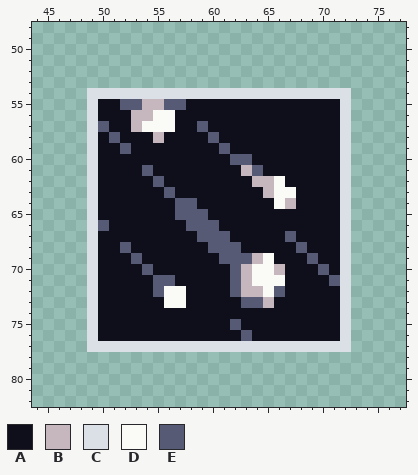
One commit to this pixel-art file: Assets/Asset/UI/Icons/Ab_Icons.aseprite. The picture above is the old version.
128x128 pixels, 1 frame. Shown: x 44..77, y 48..82.
Visible layers, top first: "Sky Fall", "SlowTimer", "StopTime".
Palette (. is transparent): A #0f0f1b  B #c6b7be  C #dbe0e7  D #fafbf6  E #565a75
Pixels before, first column x 49:
54 CCCCCCCCCCCCCCCCCCCCCCCC
55 CAAEEBBEEAAAAAAAAAAAAAAC
56 CAAABBDDAAAAAAAAAAAAAAAC
57 CEAABDDDAAEAAAAAAAAAAAAC
58 CAEAAABAAAAEAAAAAAAAAAAC
59 CAAEAAAAAAAAEAAAAAAAAAAC
60 CAAAAAAAAAAAAEEAAAAAAAAC
61 CAAAAEAAAAAAAABEAAAAAAAC
62 CAAAAAEAAAAAAAABBDAAAAAC
63 CAAAAAAEAAAAAAAABDDAAAAC
64 CAAAAAAAEEAAAAAAADBAAAAC
65 CAAAAAAAEEEAAAAAAAAAAAAC
66 CEAAAAAAAEEEAAAAAAAAAAAC
67 CAAAAAAAAAEEEAAAAAEAAAAC
68 CAAEAAAAAAAEEEAAAAAEAAAC
69 CAAAEAAAAAAAEEEBDAAAEAAC
70 CAAAAEAAAAAAAEBDDBAAAEAC
71 CAAAAAEEAAAAAEBDDDAAAAEC
72 CAAAAAEDDAAAAEBBDEAAAAAC
73 CAAAAAADDAAAAAEEBAAAAAAC
74 CAAAAAAAAAAAAAAAAAAAAAAC
75 CAAAAAAAAAAAAEAAAAAAAAAC
76 CAAAAAAAAAAAAAEAAAAAAAAC
77 CCCCCCCCCCCCCCCCCCCCCCCC
New version:
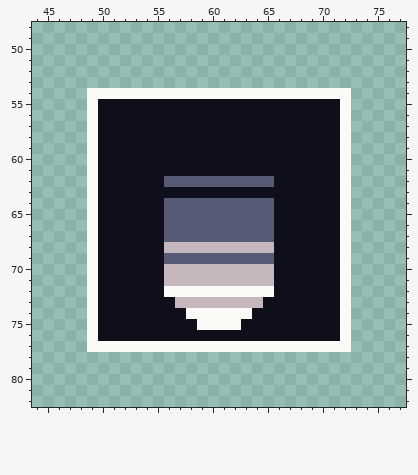
From old to new:
layer "StopTime" now hidden
layer "SlowTimer" now hidden
layer "Sky Fall" now hidden
layer "Extra" added
Layer "Extra":
The edit turns colour B into colour A in row 55 at x 54 to 55; in row 56 at x 53 to 54; in row 57 at x 53; in row 58 at x 55; in row 61 at x 63; in row 63 at x 65.
The edit turns colour B into colour A in row 64 at x 67; in row 70 at x 66; in row 73 at x 65.
The edit turns colour D into colour A in row 56 at x 55 to 56; in row 57 at x 54 to 56; in row 62 at x 66; in row 63 at x 66 to 67; in row 64 at x 66; in row 71 at x 66.
The edit turns colour D into colour A in row 73 at x 56.
The edit turns colour E into colour A in row 55 at x 52 to 53 and 56 to 57; in row 57 at x 50 and 59; in row 58 at x 51 and 60; in row 59 at x 52 and 61; in row 60 at x 62 to 63; in row 61 at x 54 and 64.
The edit turns colour E into colour A in row 62 at x 55; in row 63 at x 56; in row 66 at x 50; in row 67 at x 67; in row 68 at x 52 and 68; in row 69 at x 53 and 69.
The edit turns colour E into colour A in row 70 at x 54 and 70; in row 71 at x 55 and 71; in row 72 at x 55 and 66; in row 76 at x 63.
The edit turns colour A into colour B in row 68 at x 56 to 59 and 63 to 65; in row 70 at x 56 to 61; in row 71 at x 57 to 61; in row 73 at x 58 to 62.
The edit turns colour D into colour B in rows 70 to 71 at x 64 to 65; in row 73 at x 57.
The edit turns colour E into colour B in row 68 at x 60 to 62; in row 70 at x 62; in row 71 at x 56 and 62; in row 73 at x 63 to 64.
The edit turns colour A into colour D in row 72 at x 58 to 61; in row 74 at x 58 to 63; in row 75 at x 59 to 61.
The edit turns colour B into colour D in row 72 at x 63 to 64.
The edit turns colour C into colour D in row 54 at x 49 to 72; in rows 55 to 76 at x 49 and 72; in row 77 at x 49 to 72.
The edit turns colour E into colour D in row 72 at x 62; in row 75 at x 62.
The edit turns colour A into colour E in row 62 at x 56 to 63; in row 64 at x 56 and 59 to 65; in row 65 at x 56 and 60 to 65; in row 66 at x 56 to 57 and 61 to 65; in row 67 at x 56 to 58 and 62 to 65; in row 69 at x 56 to 60.
The edit turns colour B into colour E in row 62 at x 64 to 65; in row 69 at x 64.
The edit turns colour D into colour E in row 69 at x 65.
